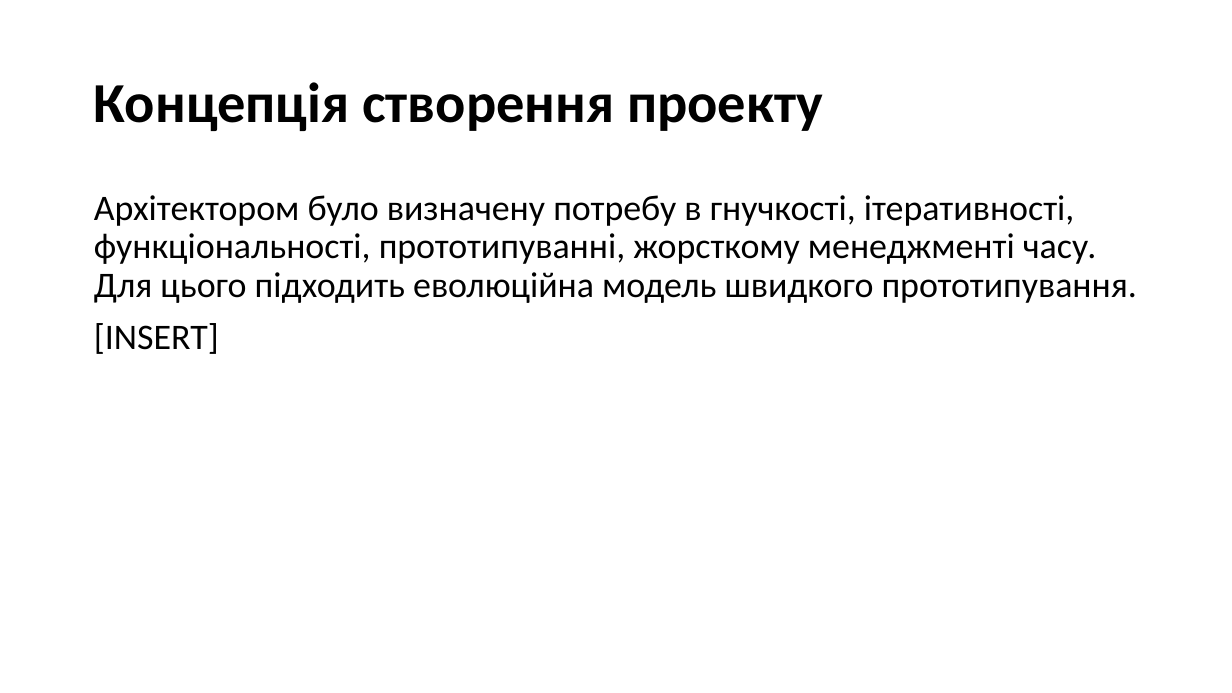
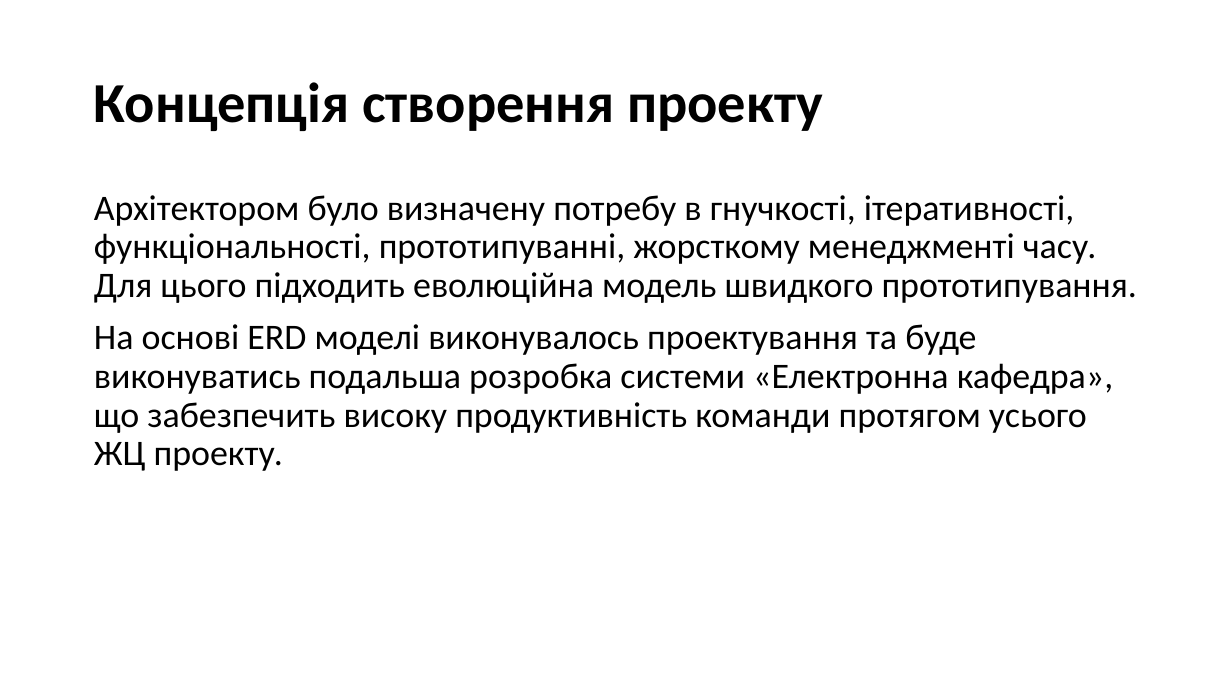
Before and after one commit to d3mage/elektronna_kafedra, a slide deck: slide 6 of elektronna_kafedra.pptx (slide 7 before the commit). Drawn at 1232x693 pixels with LibreOffice and Linux fonts; fonts in the diff are those of the drawing. Boxes give left, top, right and bottom in pixels: in the first picture for what was removed or moved away, otherwise in the second. Text is boxed around its words. In the diff, an @@ line names an element or a change of style, - is before the commit and + after.

```diff
--- a/elektronna_kafedra.pptx
+++ b/elektronna_kafedra.pptx
@@ text at (94, 324, 1113, 471): text changed @@
-[INSERT]
+На основі ERD моделі виконувалось проектування та буде виконуватись подальша розробка системи «Електронна кафедра», що забезпечить високу продуктивність команди протягом усього ЖЦ проекту.
```
Also in this commit, not shown: 3 other slides changed, 1 slide removed, 2 other files.
